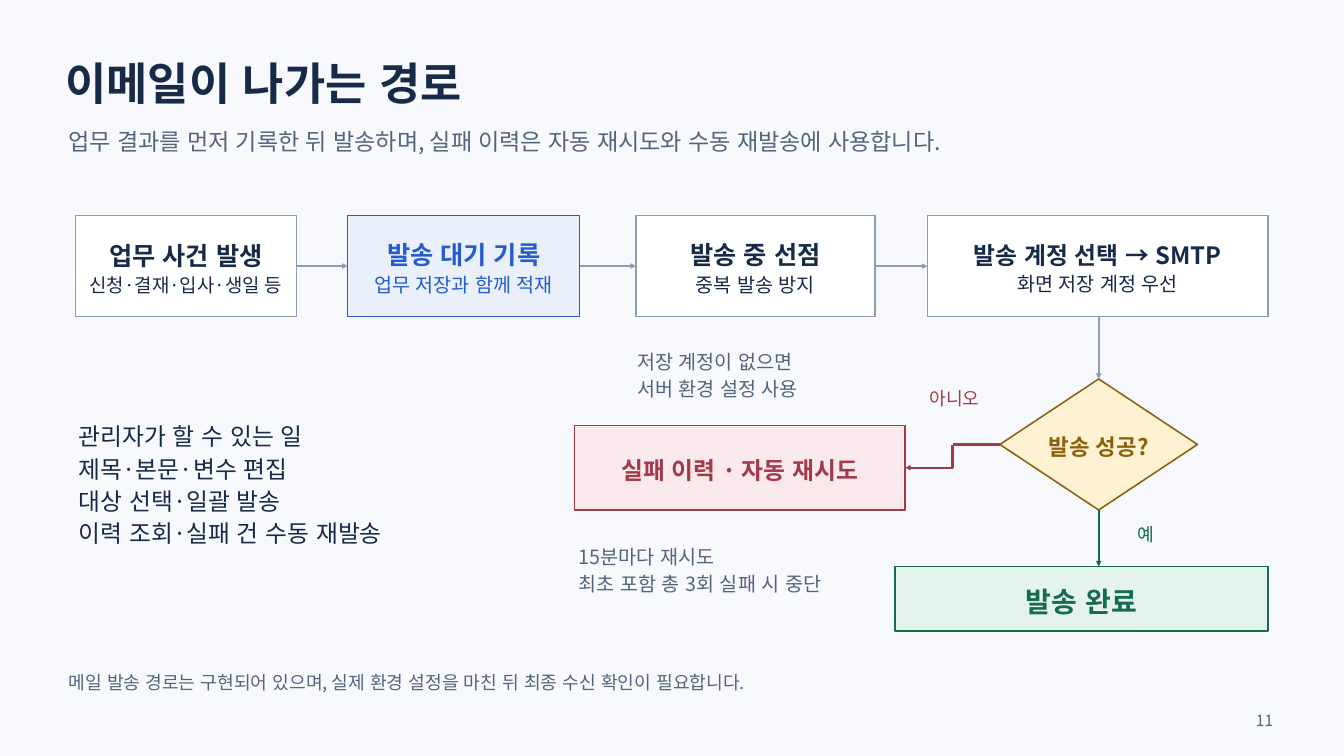
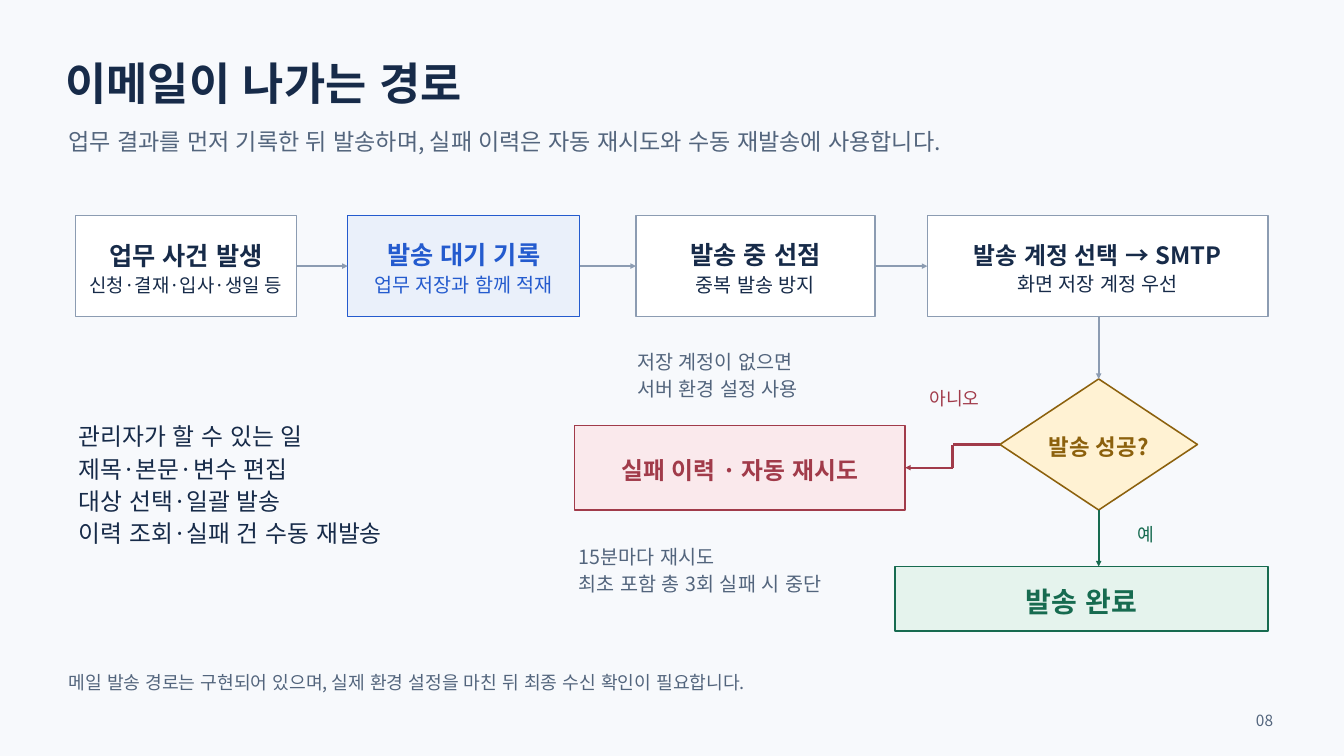
Before and after one commit to yejun9052/mlsoft-first-project, a slide deck: slide 8 of docs/발표자료/연차ON-프로젝트-소개-2026-09-11.pptx (slide 11 before the commit). Drawn at 1344x756 pixels with LibreOffice and Linux fonts; fonts in the diff are those of the drawing. Boxes give left, top, right and bottom in pixels: in the first picture for what was removed or moved away, otherwise in the second. Text is boxed around its words. In the diff, an @@ line names an element or a change of style, - is before the commit and + after.

```diff
--- a/docs/발표자료/연차ON-프로젝트-소개-2026-09-11.pptx
+++ b/docs/발표자료/연차ON-프로젝트-소개-2026-09-11.pptx
@@ text at (1256, 714, 1273, 726): text changed @@
-11
+08
```
Also in this commit, not shown: 16 other slides changed, 4 slides removed, 2 other files.
